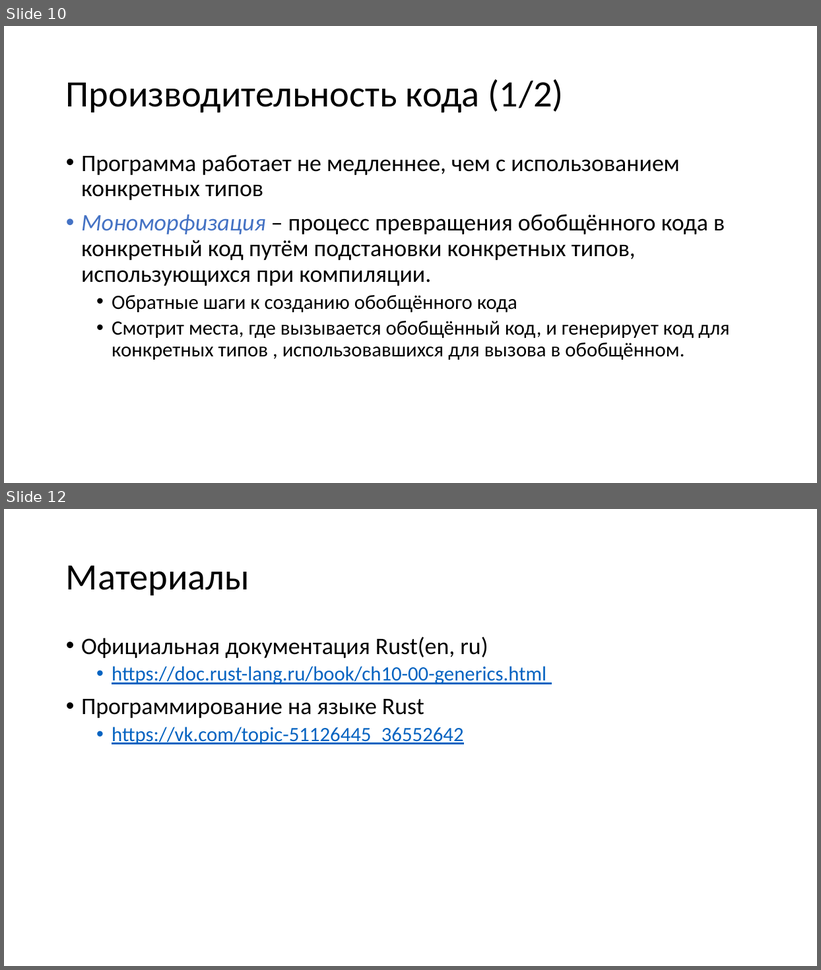
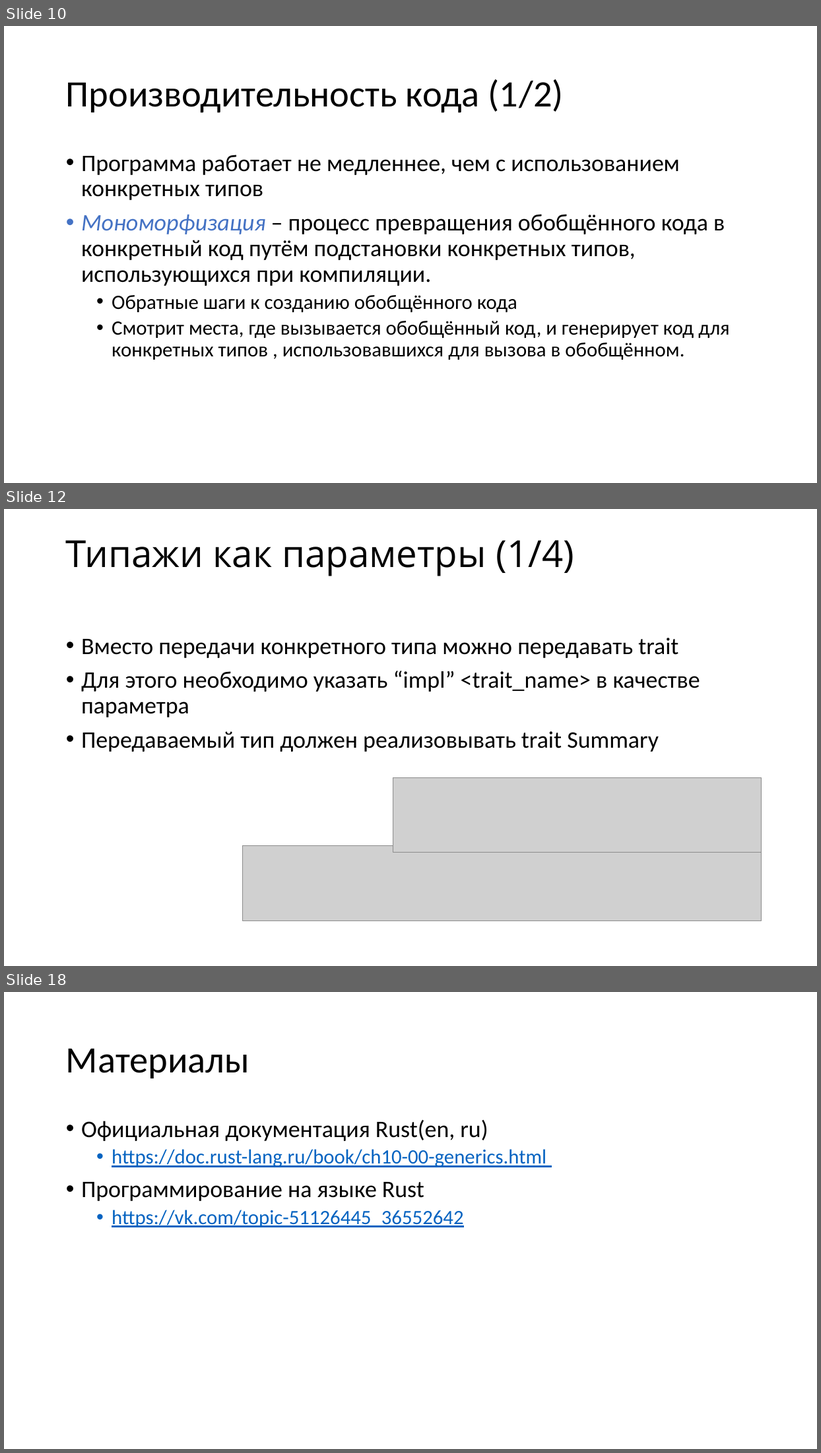
Before and after one commit to Katalien/New-programming-languages, a slide deck: reports/07_general_types/general_types.pptx. Shown one above the other, each under a label of ours: slides 10 and 12 before the commit, slides 10, 12 and 18 after it; the slides between them are not shown. The pictures are 821x970 and 821x1453 pixels, drawn with LibreOffice and Linux fonts; fonts in the diff are those of the drawing; grey boxes stand for pictures. Boxes give left, top, right and bottom in pixels: in the first picture for what was removed or moved away, otherwise in the second. Text is boxed around its words. In the diff, an @@ line names an element or a change of style, - is before the commit and + after.

```diff
--- a/reports/07_general_types/general_types.pptx
+++ b/reports/07_general_types/general_types.pptx
@@ slide 12 added at bbox=[4, 509, 817, 966], background #FFFFFF @@
@@ title added at bbox=[66, 540, 575, 576], 44 pt, text #000000 @@
+Типажи как параметры (1/4)
@@ text added at bbox=[81, 638, 700, 752], 28 pt, text #000000 @@
+• Вместо передачи конкретного типа можно передавать trait
+• Для этого необходимо указать “impl” <trait_name> в качестве параметра
+• Передаваемый тип должен реализовывать trait Summary
@@ picture added at bbox=[393, 778, 761, 853] @@
@@ picture added at bbox=[242, 846, 762, 921] @@
@@ what was slide 12 is now slide 18 @@
```
Also in this commit, not shown: 2 slides changed, 5 other slides added, 4 other files.
